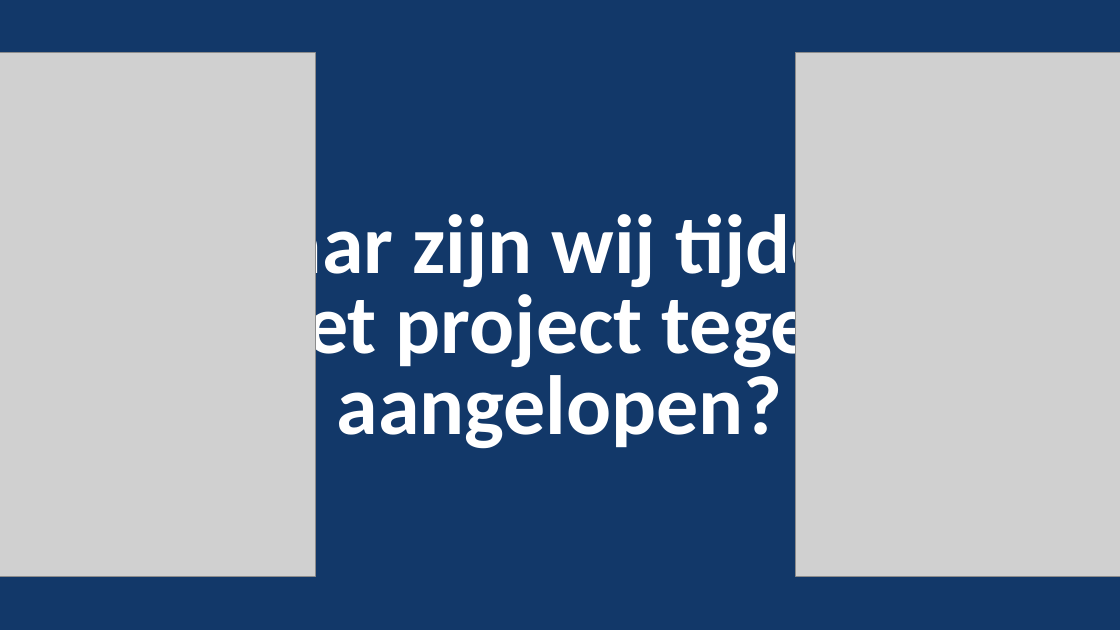
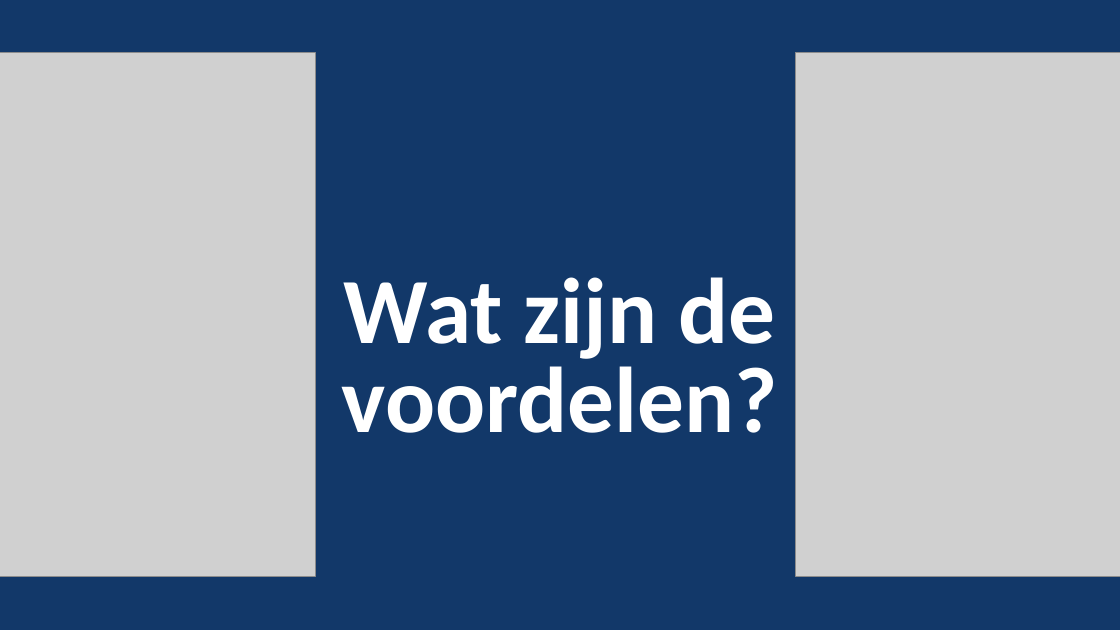
Before and after one commit to vincevannoort/miniproject-computersystems, a slide deck: slide 7 of presentatie/minproject-presentatie.pptx (slide 11 before the commit). Drawn at 1120x630 pixels with LibreOffice and Linux fonts; fonts in the diff are those of the drawing; grey boxes stand for pictures. Boxes give left, top, right and bottom in pixels: in the first picture for what was removed or moved away, otherwise in the second. Text is boxed around its words. In the diff, an @@ line names an element or a change of style, - is before the commit and + after.

```diff
--- a/presentatie/minproject-presentatie.pptx
+++ b/presentatie/minproject-presentatie.pptx
@@ title at (342,277,778,433): text changed; size 72 to 80 pt @@
-Waar zijn wij tijdens het project tegen aangelopen?
+Wat zijn de voordelen?
```
Also in this commit, not shown: 3 other slides changed, 7 slides added, 8 slides removed.
